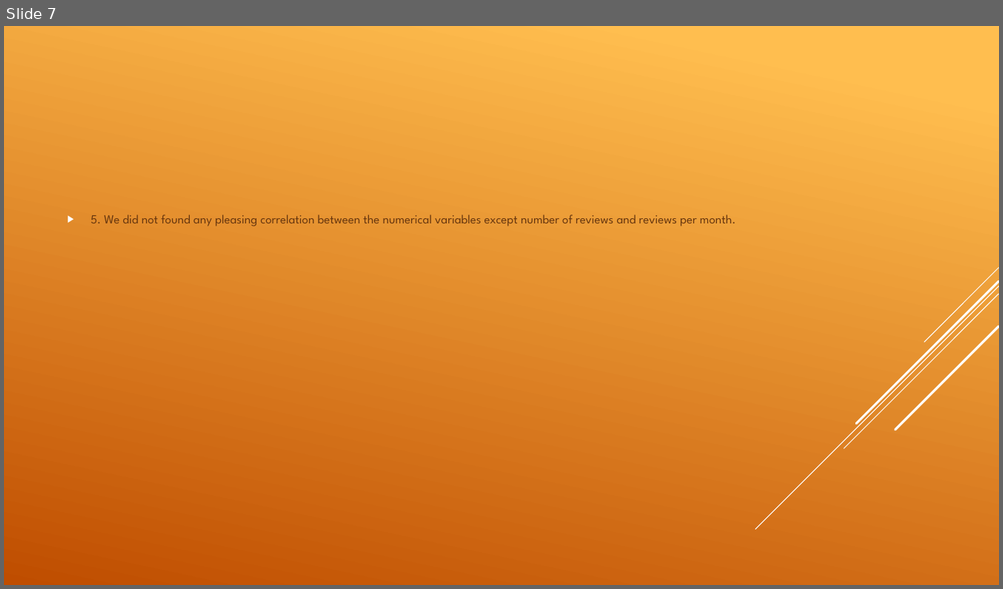
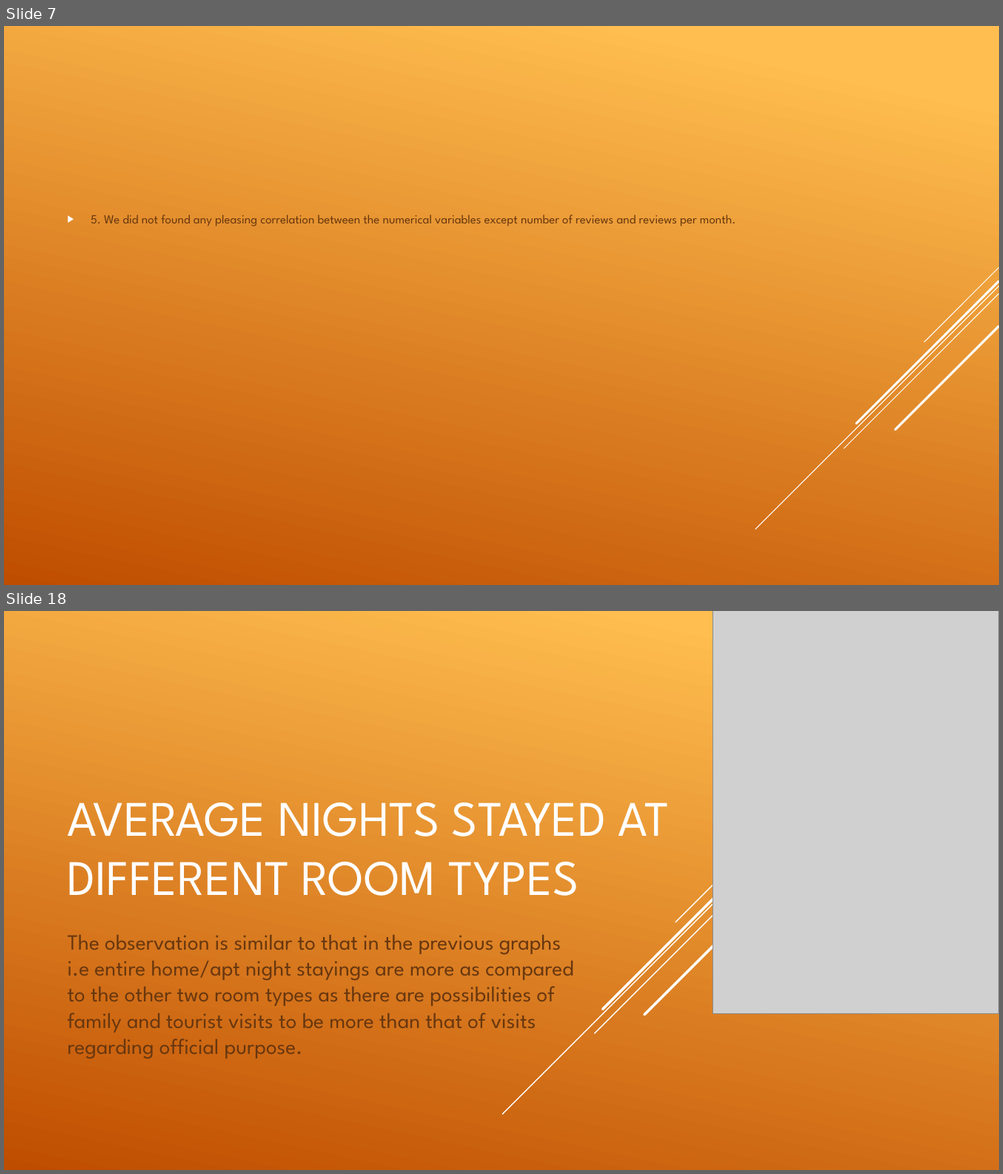
Before and after one commit to Sandipan0303/Airbnb-Analysis, a slide deck: EDA CAPSTONE PROJECT.pptx. Shown one above the other, each under a label of ours: slide 7 before the commit, slides 7 and 18 after it; the slides between them are not shown. The pictures are 1003x589 and 1003x1174 pixels, drawn with LibreOffice and Linux fonts; fonts in the diff are those of the drawing; grey boxes stand for pictures. Boxes give left, top, right and bottom in pixels: in the first picture for what was removed or moved away, otherwise in the second. Text is boxed around its words. In the diff, an @@ line names an element or a change of style, - is before the commit and + after.

```diff
--- a/EDA CAPSTONE PROJECT.pptx
+++ b/EDA CAPSTONE PROJECT.pptx
@@ slide 18 added at (x1=4, y1=611, x2=999, y2=1170), background gradient #FFBF50 to #C04D00 @@
@@ line added from (999, 618) to (503, 1115), #FFFFFF 1 pt @@
@@ line added from (999, 629) to (595, 1034), #FFFFFF 1 pt @@
@@ line added from (999, 614) to (603, 1009), #FFFFFF 2.5 pt @@
@@ line added from (986, 612) to (675, 923), #FFFFFF 1 pt @@
@@ picture added at (x1=713, y1=611, x2=999, y2=1014) @@
@@ line added from (999, 661) to (644, 1015), #FFFFFF 2.5 pt @@
@@ title added at (x1=68, y1=803, x2=669, y2=896), 48 pt, text #FFFFFF @@
+AVERAGE NIGHTS STAYED AT DIFFERENT ROOM TYPES
@@ subtitle added at (x1=68, y1=935, x2=573, y2=1059), 21 pt, text #68380F @@
+The observation is similar to that in the previous graphs i.e entire home/apt night stayings are more as compared to the other two room types as there are possibilities of family and tourist visits to be more than that of visits regarding official purpose.
```
Also in this commit, not shown: 14 other slides added.
